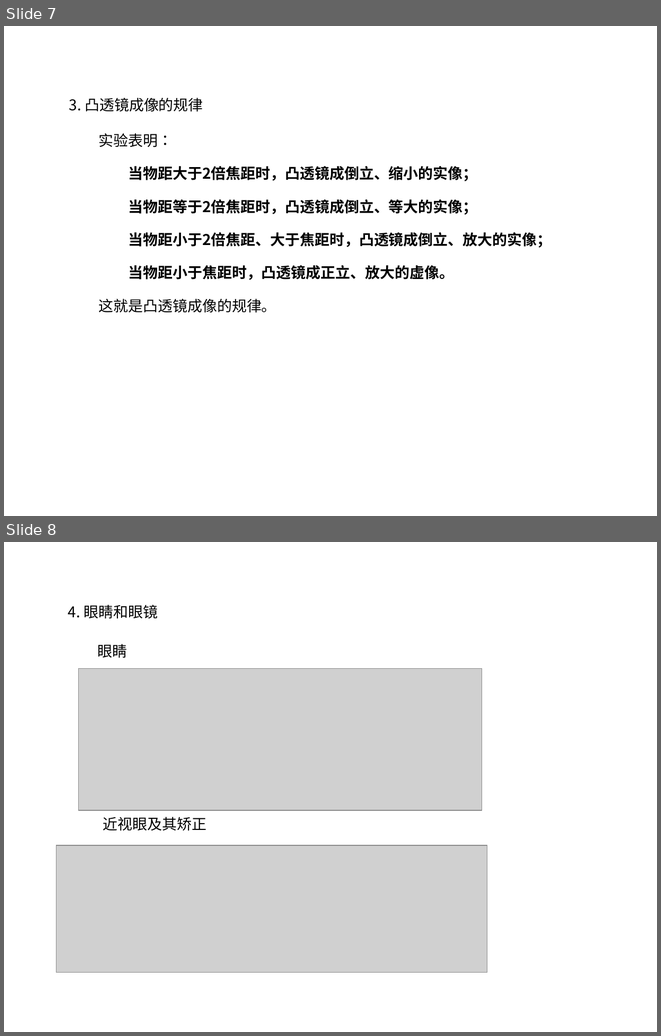
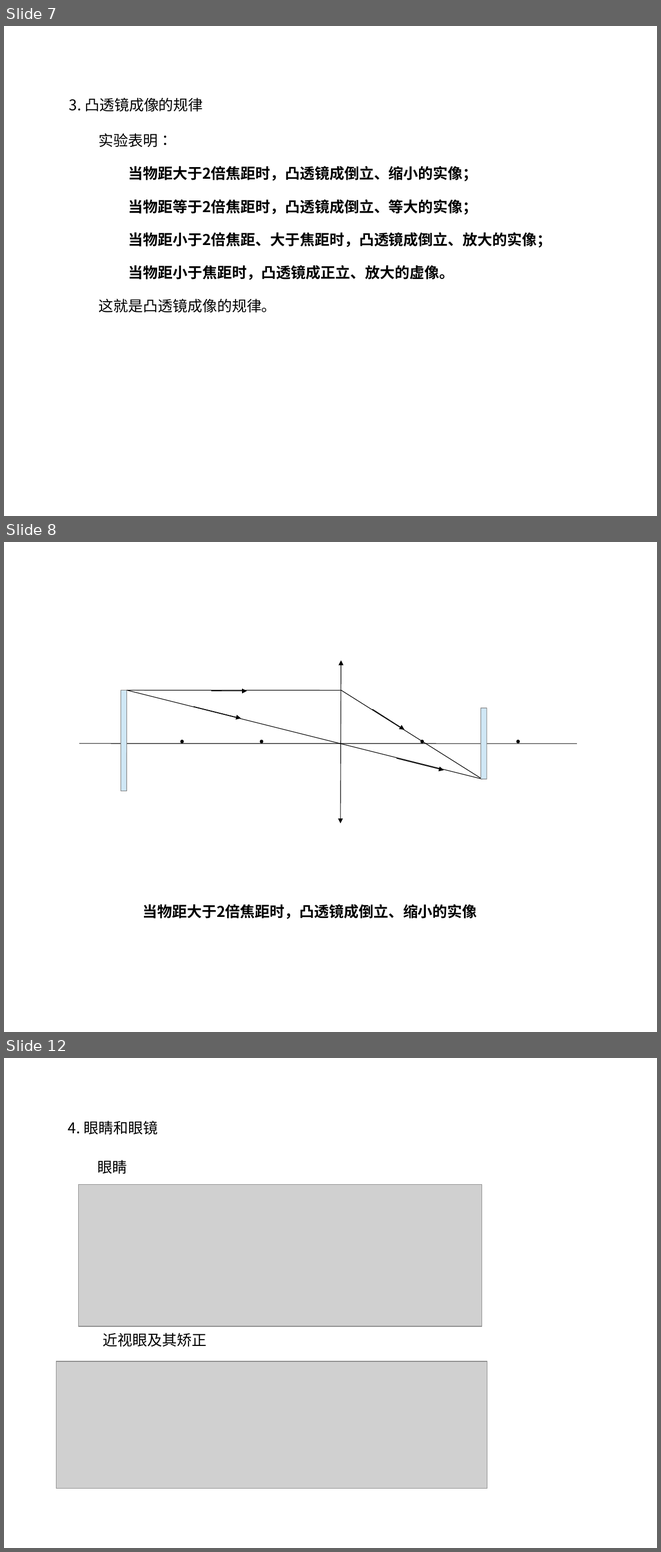
Before and after one commit to ericzhang/english-math, a slide deck: physics/grade-8-上/8上物理人教版-unit-5-透镜及其应用.ppt. Shown one above the other, each under a label of ours: slides 7 and 8 before the commit, slides 7, 8 and 12 after it; the slides between them are not shown. The pictures are 661x1036 and 661x1552 pixels, drawn with LibreOffice and Linux fonts; fonts in the diff are those of the drawing; grey boxes stand for pictures. Boxes give left, top, right and bottom in pixels: in the first picture for what was removed or moved away, otherwise in the second. Text is boxed around its words. In the diff, an @@ line names an element or a change of style, - is before the commit and + after.

```diff
--- a/physics/grade-8-上/8上物理人教版-unit-5-透镜及其应用.ppt
+++ b/physics/grade-8-上/8上物理人教版-unit-5-透镜及其应用.ppt
@@ slide 8 added at [4,542,657,1032], background #FFFFFF @@
@@ double arrow added from (341, 661) to (341, 823), #000000 0.74 pt @@
@@ freeform shape added at [121,690,126,791], fill #CFE7F5, outline #808080 0.74 pt @@
@@ line added from (126, 690) to (341, 690), #000000 0.74 pt @@
@@ line added from (126, 690) to (482, 779), #000000 0.74 pt @@
@@ arrow added from (211, 691) to (247, 691), #000000 0.74 pt @@
@@ line added from (341, 690) to (482, 779), #000000 0.74 pt @@
@@ arrow added from (194, 707) to (241, 718), #000000 0.74 pt @@
@@ arrow added from (372, 709) to (405, 730), #000000 0.74 pt @@
@@ freeform shape added at [481,708,487,779], fill #CFE7F5, outline #808080 0.74 pt @@
@@ text added at [173,717,191,752], 32 pt, text #000000 @@
+.
@@ text added at [252,717,270,752], 32 pt, text #000000 @@
+.
@@ text added at [414,717,431,752], 32 pt, text #000000 @@
+.
@@ text added at [509,717,527,752], 32 pt, text #000000 @@
+.
@@ line added from (79, 743) to (577, 743), #000000 0.74 pt @@
@@ arrow added from (397, 758) to (444, 770), #000000 0.74 pt @@
@@ text added at [143,904,477,919], 18 pt, text #000000, bold @@
+当物距大于2倍焦距时，凸透镜成倒立、缩小的实像
@@ what was slide 8 is now slide 12 @@
```
Also in this commit, not shown: 3 other slides added, 27 other files.
